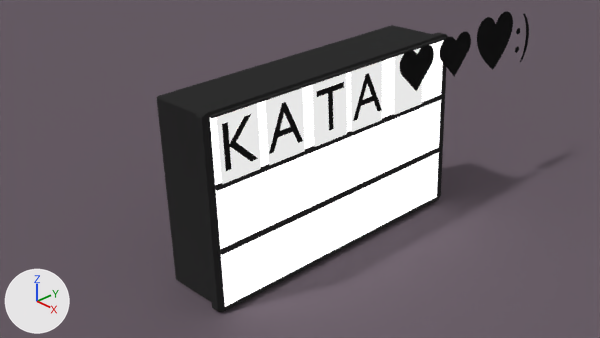
The Blender file light-box.blend as it was, and as the next commit left it.
Rendered twice from the file's camera 'Camera'. Lighting does not change. The marker at lower left points along +X, +Y and +Z.
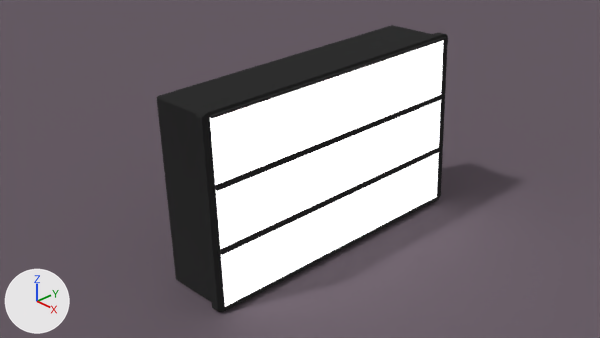
The change in detail:
Object 'Plane.001' (ob_plane_001) is deleted.
Object 'Plane.002' (ob_plane_002) is deleted.
Object 'Plane.003' (ob_plane_003) is deleted.
Object 'Plane.004' (ob_plane_004) is deleted.
Object 'Plane.005' (ob_plane_005) is deleted.
Object 'Text' (ob_text) is deleted.
Object 'Text.001' (ob_text_001) is deleted.
Object 'Text.002' (ob_text_002) is deleted.
Object 'Text.003' (ob_text_003) is deleted.
Object 'Text.004' (ob_text_004) is deleted.

Where the change shows, as pixel boxes (x1, y1, x2, y2) in the pictures (600 x 338 px):
'Text.004', deleted (black)
    before: (400, 11, 529, 91)
'Plane.001', deleted
    before: (217, 103, 261, 184)
'Plane.002', deleted
    before: (265, 88, 305, 165)
'Plane.004', deleted
    before: (313, 73, 347, 147)
'Plane.003', deleted
    before: (351, 61, 382, 132)
'Plane.005', deleted
    before: (394, 48, 422, 115)
'Text.001', deleted (black)
    before: (222, 114, 258, 171)
'Text', deleted (black)
    before: (269, 102, 303, 154)
'Text.003', deleted (black)
    before: (353, 73, 382, 121)
'Text.002', deleted
    before: (316, 82, 344, 131)
